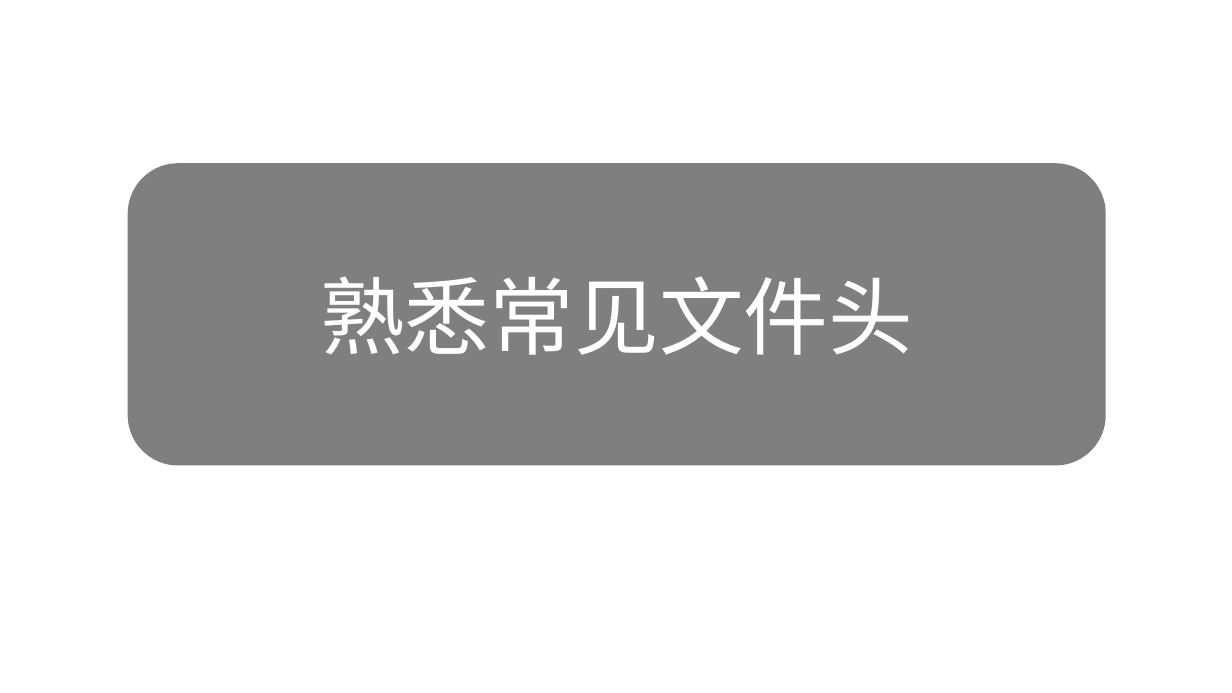
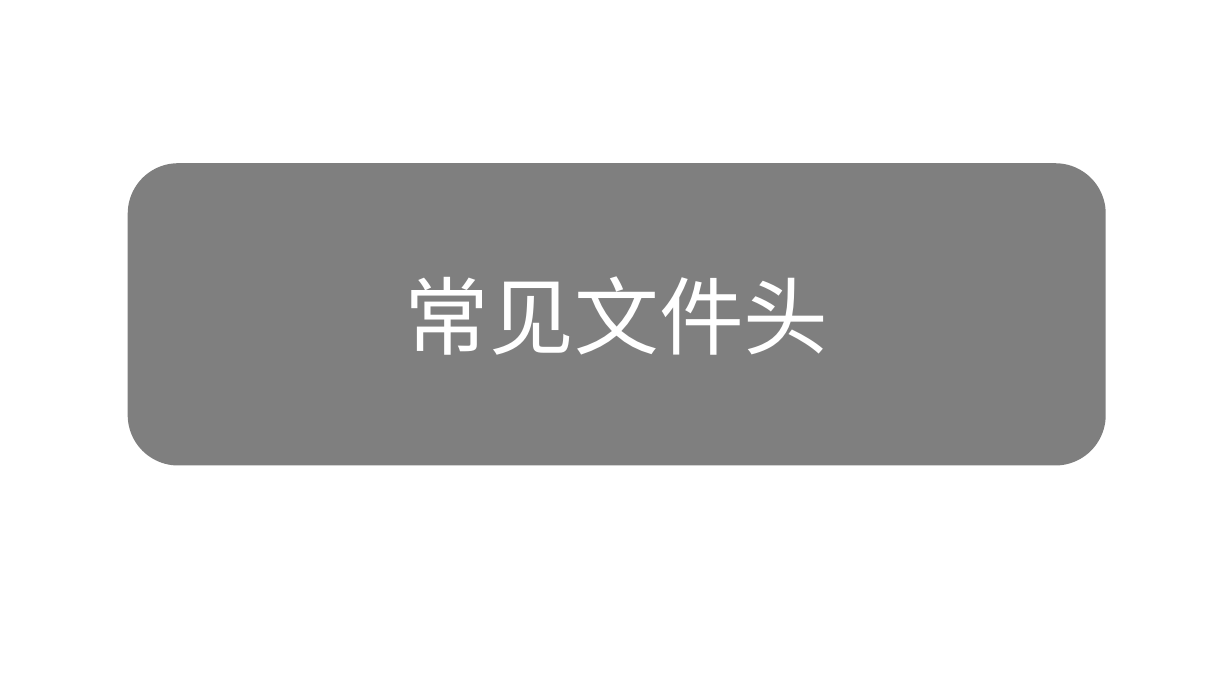
Before and after one commit to ZQF-ReVN/VN_Localization_Tutorials, a slide deck: slide 8 of Gal汉化分析/封包结构逆向/[Gal汉化分析] 封包逆向初步.pptx. Drawn at 1232x693 pixels with LibreOffice and Linux fonts; fonts in the diff are those of the drawing; background and template pictures are left out. Boxes give left, top, right and bottom in pixels: in the first picture for what was removed or moved away, otherwise in the second. Text is boxed around its words. In the diff, an @@ line names an element or a change of style, - is before the commit and + after.

```diff
--- a/Gal汉化分析/封包结构逆向/[Gal汉化分析] 封包逆向初步.pptx
+++ b/Gal汉化分析/封包结构逆向/[Gal汉化分析] 封包逆向初步.pptx
@@ text in rounded rectangle at [405,276,828,355]: text changed @@
-熟悉常见文件头
+常见文件头
```
Also in this commit, not shown: 9 other slides changed.
